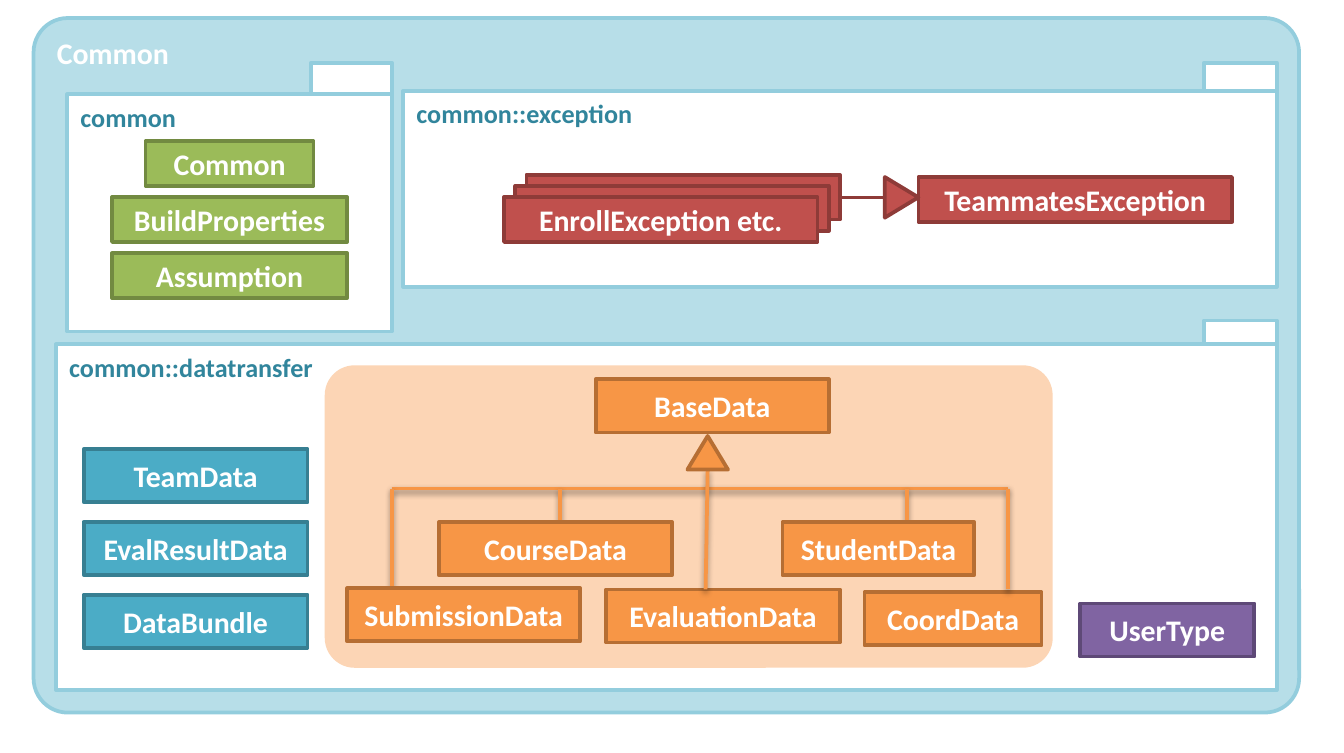
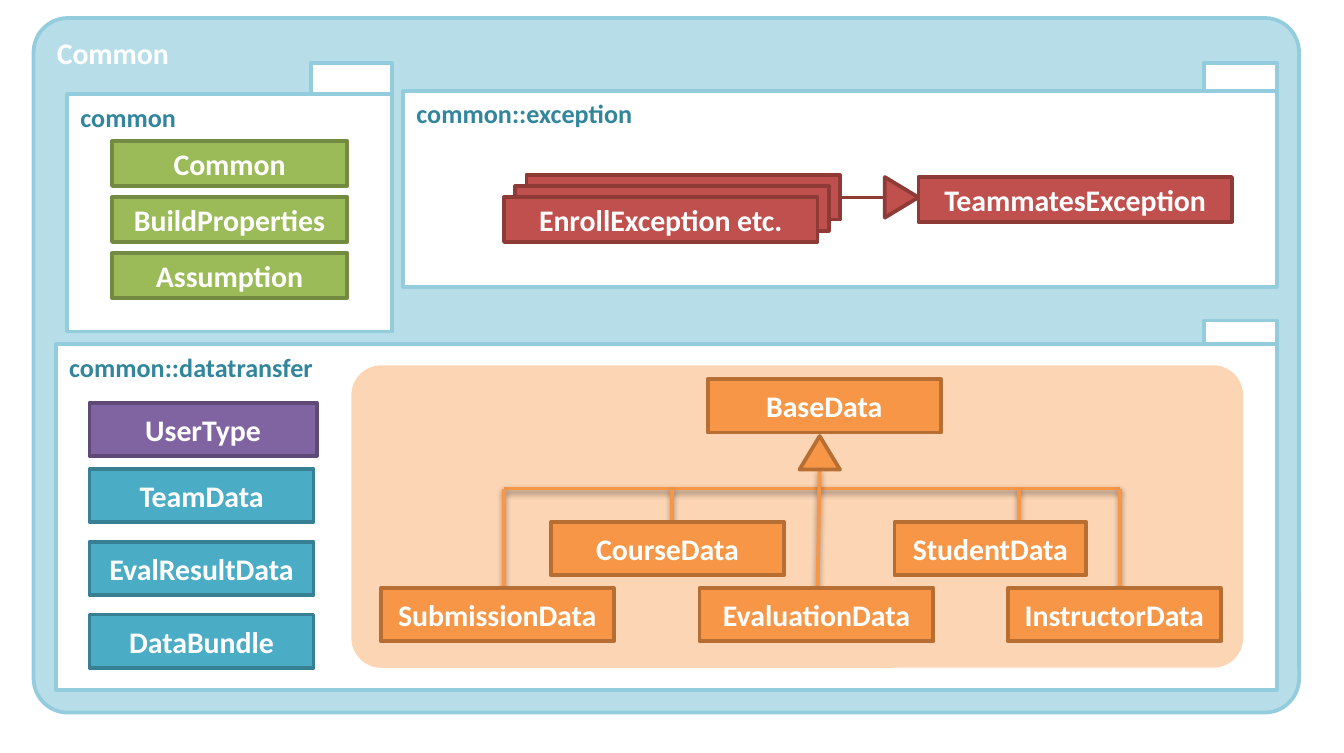
Before and after one commit to TEAMMATES/teammates, a slide deck: slide 1 of doc/diagrams/CommonComponent.pptx. Drawn at 1344x753 pixels with LibreOffice and Linux fonts; fonts in the diff are those of the drawing. Boxes give left, top, right and bottom in pixels: in the first picture for what was removed or moved away, otherwise in the second. Text is boxed around its words. In the diff, an @@ line names an element or a change of style, - is before the commit and + after.

Commit message:
Continuing Issue 404 [Convert 'Coordinator' to 'Instructor'] Stage 3: tweaked to keep Coordinator entity inside Db layer while ther rest of the app users Instructor. Updated DevMan and Spec to reflect changes. Increased max CourseId size 21->30 because some of the course IDs used for testing exceeded 21 char after replacing coord with instructor. Update Issue 404
Former-commit-id: 040d6ea734e02dad61c9d1bec55d6c14987583e7
Former-commit-id: d95a2d5e853b761af4705e7cb110798d452af35c
Former-commit-id: 593708db4764399cea1aeec44e5b5e686a37e850

```diff
--- a/doc/diagrams/CommonComponent.pptx
+++ b/doc/diagrams/CommonComponent.pptx
@@ rectangle "Common": place and size @@
-rectangle "Common" at (145,141,313,185)
+rectangle "Common" at (112,141,347,185)
@@ rounded rectangle: place and size @@
-rounded rectangle at (325,366,1054,668)
+rounded rectangle at (351,366,1243,668)
@@ rectangle "UserType": place and size @@
-rectangle "UserType" at (1081,603,1255,657)
+rectangle "UserType" at (90,403,317,457)
@@ 2 rectangles, 1 triangle: place and size @@
-2 rectangles, 1 triangle at (595,379,974,575)
+2 rectangles, 1 triangle at (708,379,1087,575)
@@ 4 lines, 1 rectangle, 1 elbow line: place and size @@
-4 lines, 1 rectangle, 1 elbow line at (392,469,1008,589)
+4 lines, 1 rectangle, 1 elbow line at (504,469,1120,589)
@@ line moved from (907, 521) - (907, 488) to (1019, 530) - (1019, 488) @@
@@ rectangle "SubmissionData": place and size @@
-rectangle "SubmissionData" at (347,589,579,642)
+rectangle "SubmissionData" at (380,589,613,642)
@@ rectangle "EvaluationData": place and size @@
-rectangle "EvaluationData" at (606,589,840,642)
+rectangle "EvaluationData" at (700,589,934,642)
@@ rectangle "InstructorData": place and size @@
-rectangle "InstructorData" at (864,591,1042,645)
+rectangle "InstructorData" at (1008,589,1220,642)
@@ 3 rectangles: place and size @@
-3 rectangles at (83,449,308,648)
+3 rectangles at (90,469,314,668)
@@ text in rectangle at (1025,606,1204,626): text changed @@
-CoordData
+InstructorData
```
Also in this commit, not shown: 33 other files.
